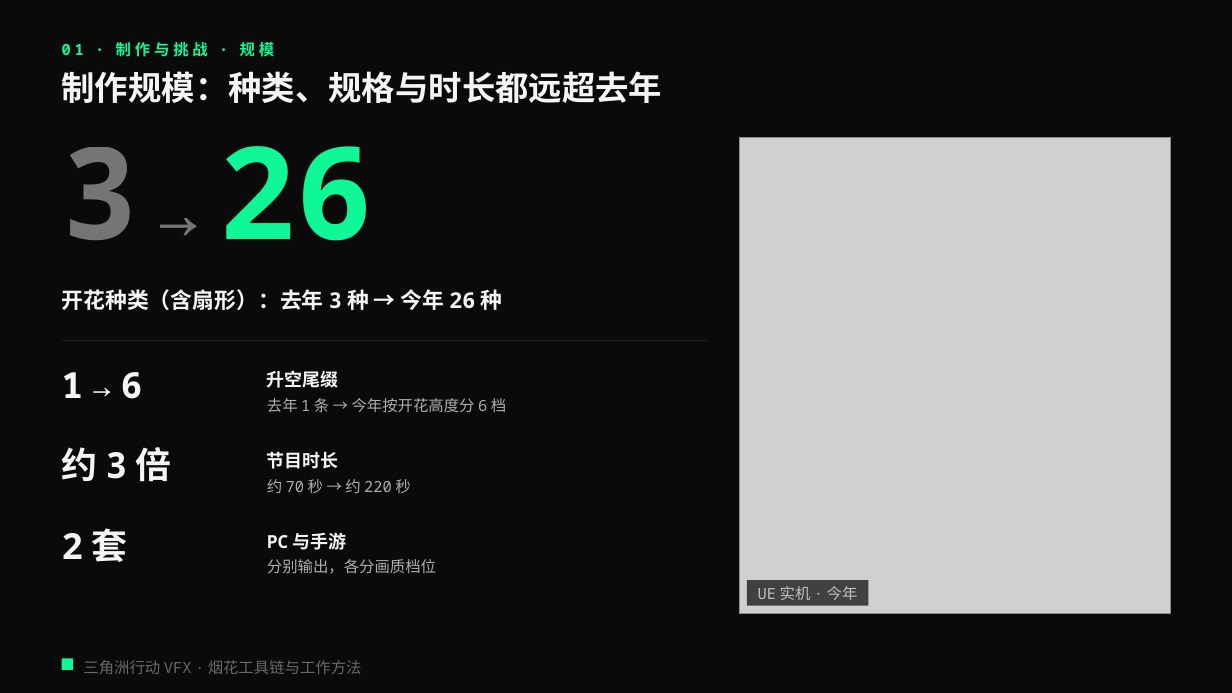
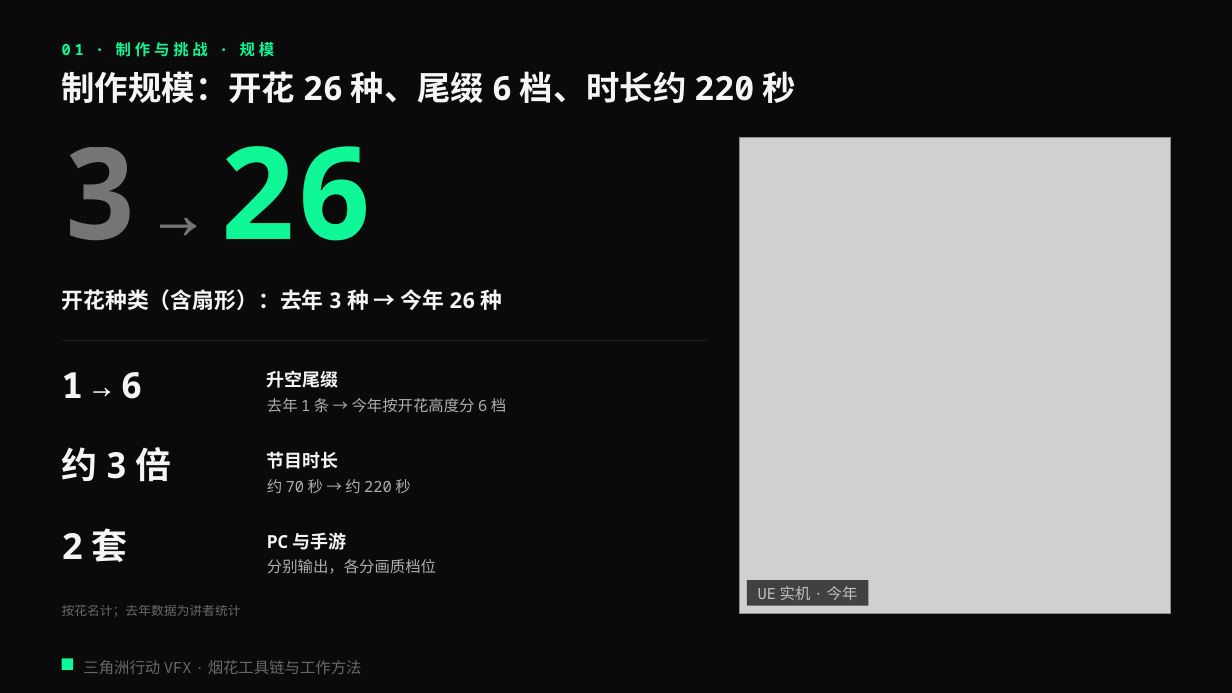
Before and after one commit to loccmaiii-lang/FireWorksLab, a slide deck: slide 2 of 协作/提示词/分享PPT交接_2026-10-29/第四版交付_云端/烟花秀AI全流程_第四版.pptx. Drawn at 1232x693 pixels with LibreOffice and Linux fonts; fonts in the diff are those of the drawing; grey boxes stand for pictures. Boxes give left, top, right and bottom in pixels: in the first picture for what was removed or moved away, otherwise in the second. Text is boxed around its words. In the diff, an @@ line names an element or a change of style, - is before the commit and + after.

```diff
--- a/协作/提示词/分享PPT交接_2026-10-29/第四版交付_云端/烟花秀AI全流程_第四版.pptx
+++ b/协作/提示词/分享PPT交接_2026-10-29/第四版交付_云端/烟花秀AI全流程_第四版.pptx
@@ text at [62, 71, 795, 103]: text changed @@
-制作规模：种类、规格与时长都远超去年
+制作规模：开花 26 种、尾缀 6 档、时长约 220 秒
@@ text added at [62, 605, 241, 617], 10 pt, text #F5F5F5 at 40% opacity @@
+按花名计；去年数据为讲者统计
```
Also in this commit, not shown: 10 other slides changed, 9 other files.
